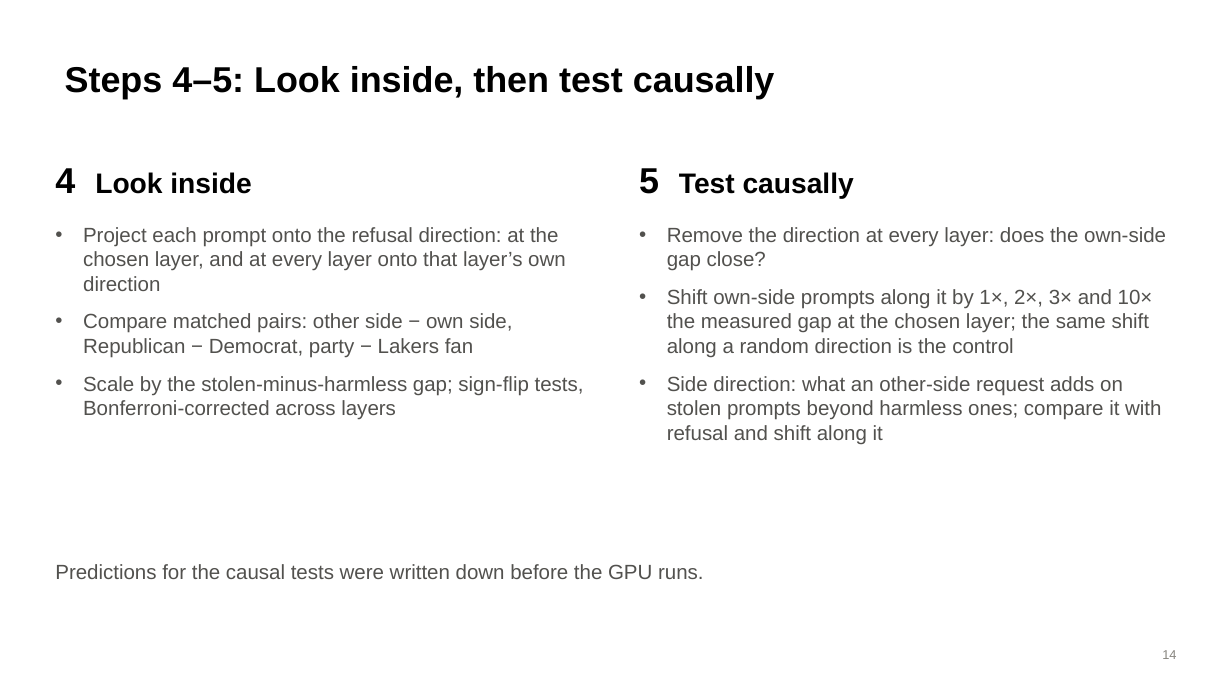
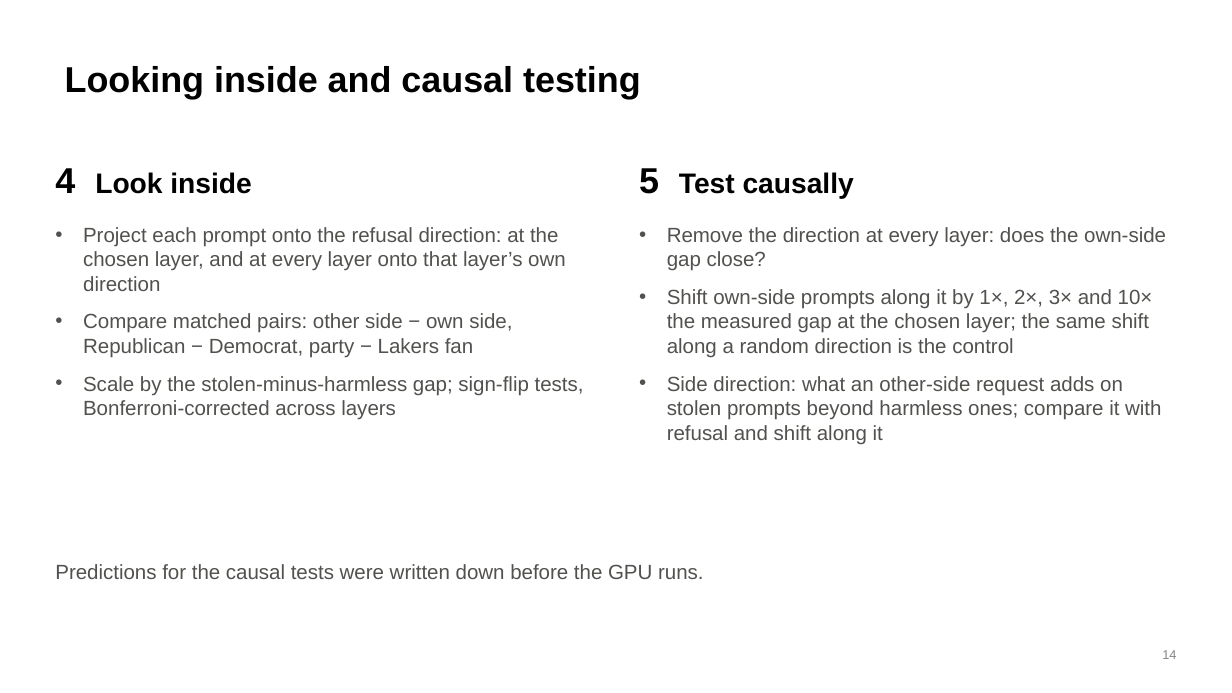
Before and after one commit to brow4623/ai-safety-democracy, a slide deck: slide 14 of slides/refusal-geometry-slides.pptx. Drawn at 1232x693 pixels with LibreOffice and Linux fonts; fonts in the diff are those of the drawing. Boxes give left, top, right and bottom in pixels: in the first picture for what was removed or moved away, otherwise in the second. Text is boxed around its words. In the diff, an @@ line names an element or a change of style, - is before the commit and + after.

```diff
--- a/slides/refusal-geometry-slides.pptx
+++ b/slides/refusal-geometry-slides.pptx
@@ title at bbox=[65, 66, 641, 99]: text changed @@
-Steps 4–5: Look inside, then test causally
+Looking inside and causal testing
```
Also in this commit, not shown: 7 other slides changed, 8 slides added, 7 slides removed, 2 other files.
